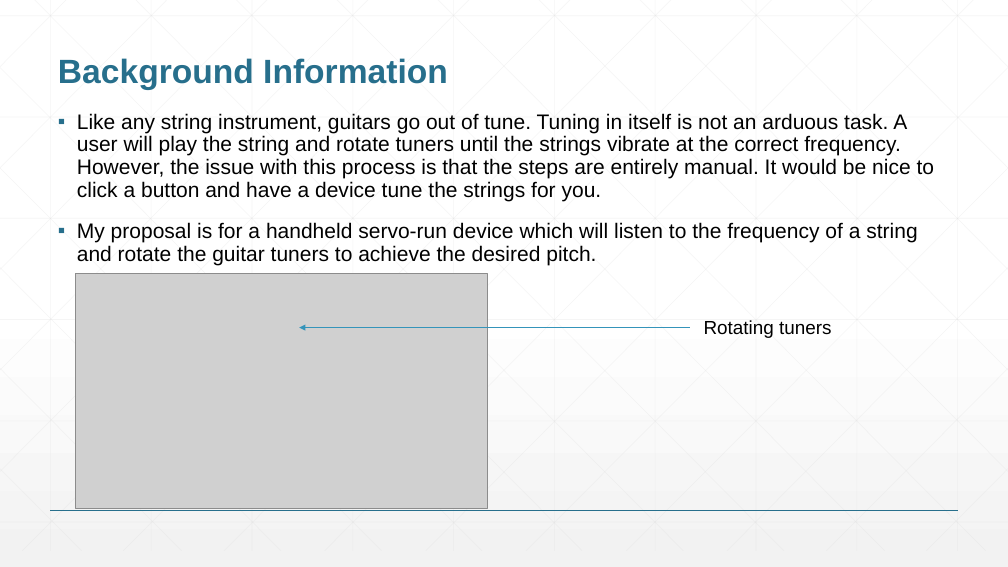
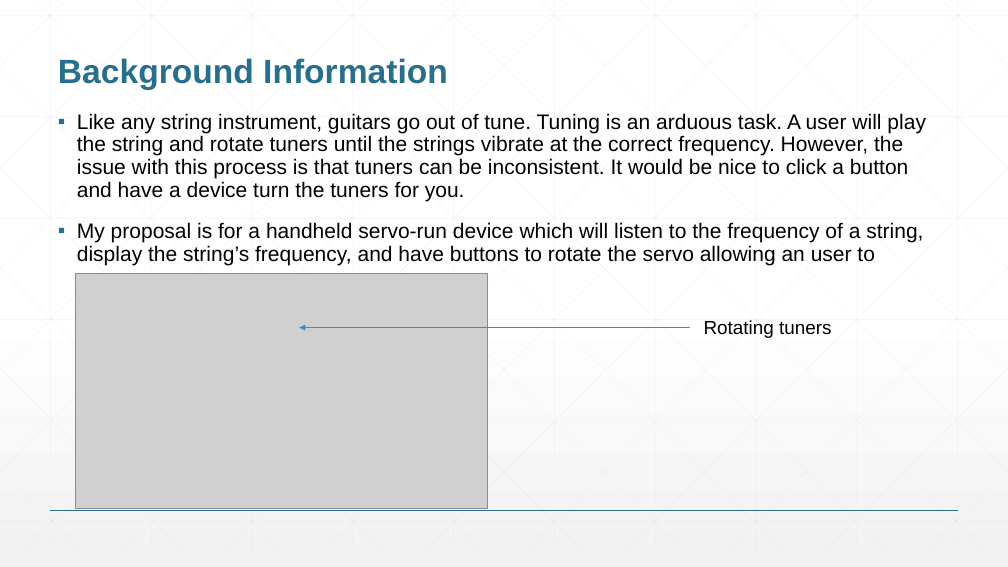
Before and after one commit to callumparks/ENGI301, a slide deck: slide 2 of ENGI301_project_proposal.pptx. Drawn at 1008x567 pixels with LibreOffice and Linux fonts; fonts in the diff are those of the drawing; grey boxes stand for pictures. Boxes give left, top, right and bottom in pixels: in the first picture for what was removed or moved away, otherwise in the second. Text is boxed around its words. In the diff, an @@ line names an element or a change of style, - is before the commit and + after.

```diff
--- a/ENGI301_project_proposal.pptx
+++ b/ENGI301_project_proposal.pptx
@@ text at [77,113,926,265]: text changed @@
-▪ Like any string instrument, guitars go out of tune. Tuning in itself is not an arduous task. A user will play the string and rotate tuners until the strings vibrate at the correct frequency. However, the issue with this process is that the steps are entirely manual. It would be nice to click a button and have a device tune the strings for you.
-▪ My proposal is for a handheld servo-run device which will listen to the frequency of a string and rotate the guitar tuners to achieve the desired pitch.
+▪ Like any string instrument, guitars go out of tune. Tuning is an arduous task. A user will play the string and rotate tuners until the strings vibrate at the correct frequency. However, the issue with this process is that tuners can be inconsistent. It would be nice to click a button and have a device turn the tuners for you.
+▪ My proposal is for a handheld servo-run device which will listen to the frequency of a string, display the string’s frequency, and have buttons to rotate the servo allowing an user to
```
Also in this commit, not shown: 1 slide added.
